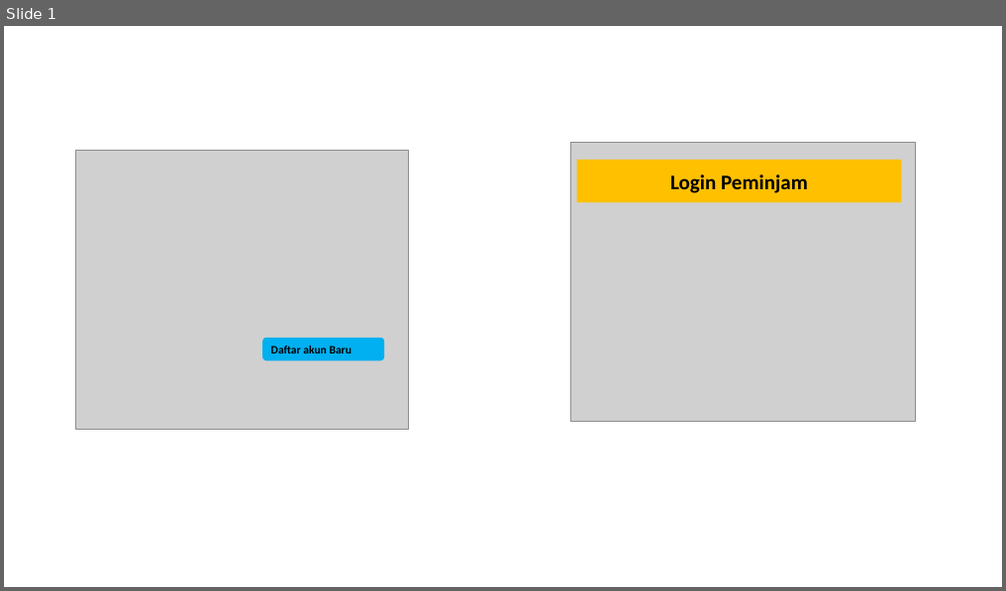
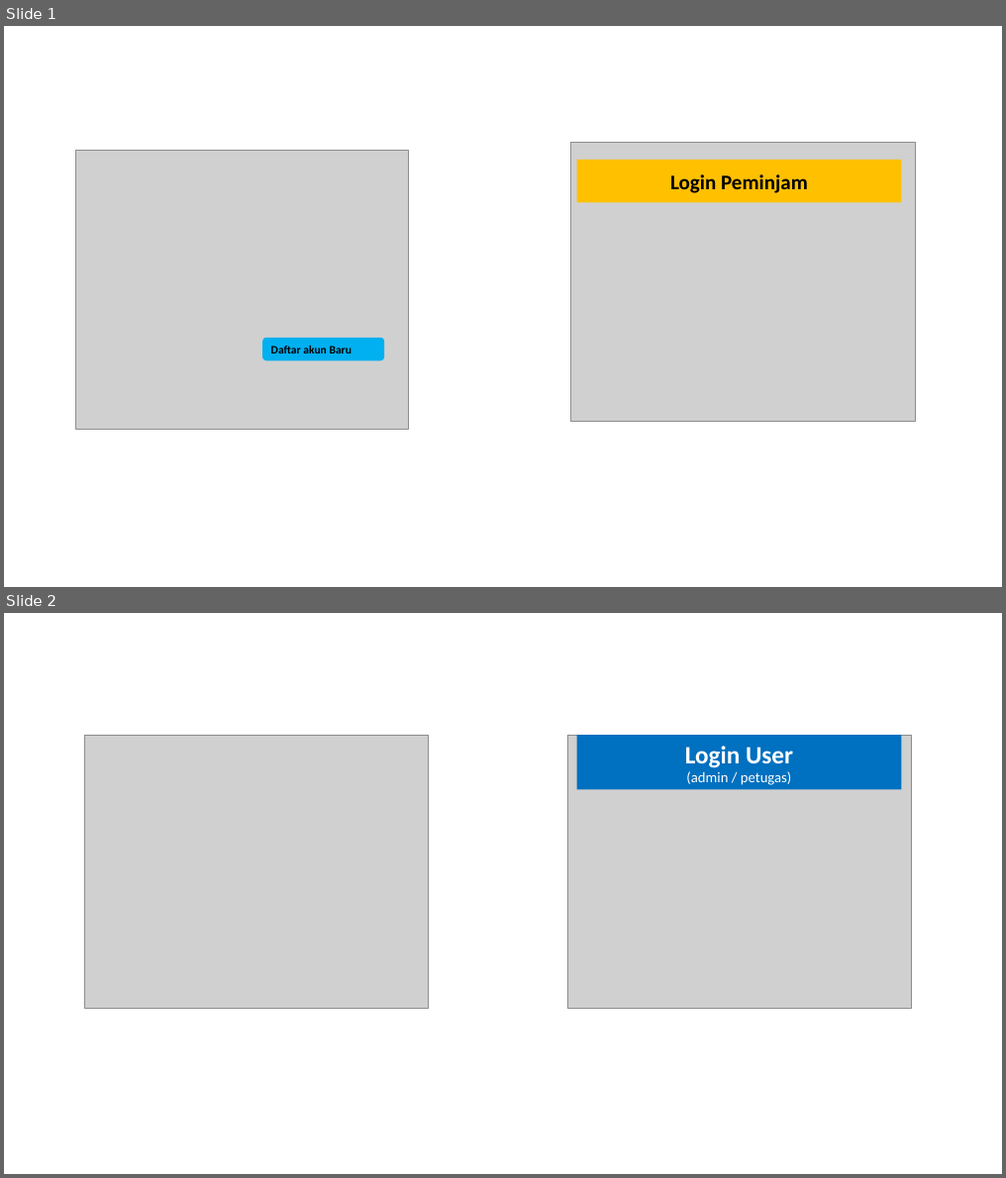
Before and after one commit to abangmuslim/peminjamanalatrpl, a slide deck: perlengkapan/Prototype peminjaman alat.pptx. Shown one above the other, each under a label of ours: slide 1 before the commit, slides 1 and 2 after it. The pictures are 1006x591 and 1006x1178 pixels, drawn with LibreOffice and Linux fonts; fonts in the diff are those of the drawing; grey boxes stand for pictures. Boxes give left, top, right and bottom in pixels: in the first picture for what was removed or moved away, otherwise in the second. Text is boxed around its words. In the diff, an @@ line names an element or a change of style, - is before the commit and + after.

Commit message:
sudah sangat baik penerapan notfound di 2 zona, yaitu zona public, dan zona login

```diff
--- a/perlengkapan/Prototype peminjaman alat.pptx
+++ b/perlengkapan/Prototype peminjaman alat.pptx
@@ slide 2 added at (4,613,1002,1174), background #FFFFFF @@
@@ picture added at (85,735,429,1008) @@
@@ picture added at (567,735,912,1008) @@
@@ rectangle added at (576,735,902,789), fill #0070C0, 14 pt, text #FFFFFF @@
+Login User
+(admin / petugas)
```
Also in this commit, not shown: 7 other files.
